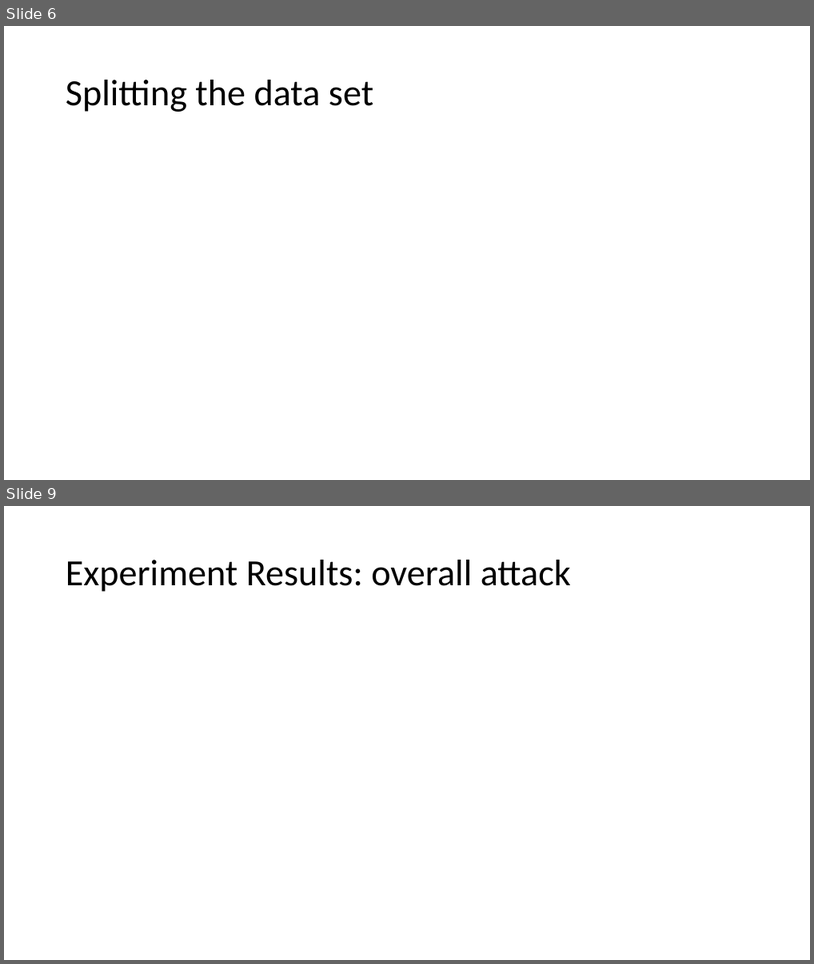
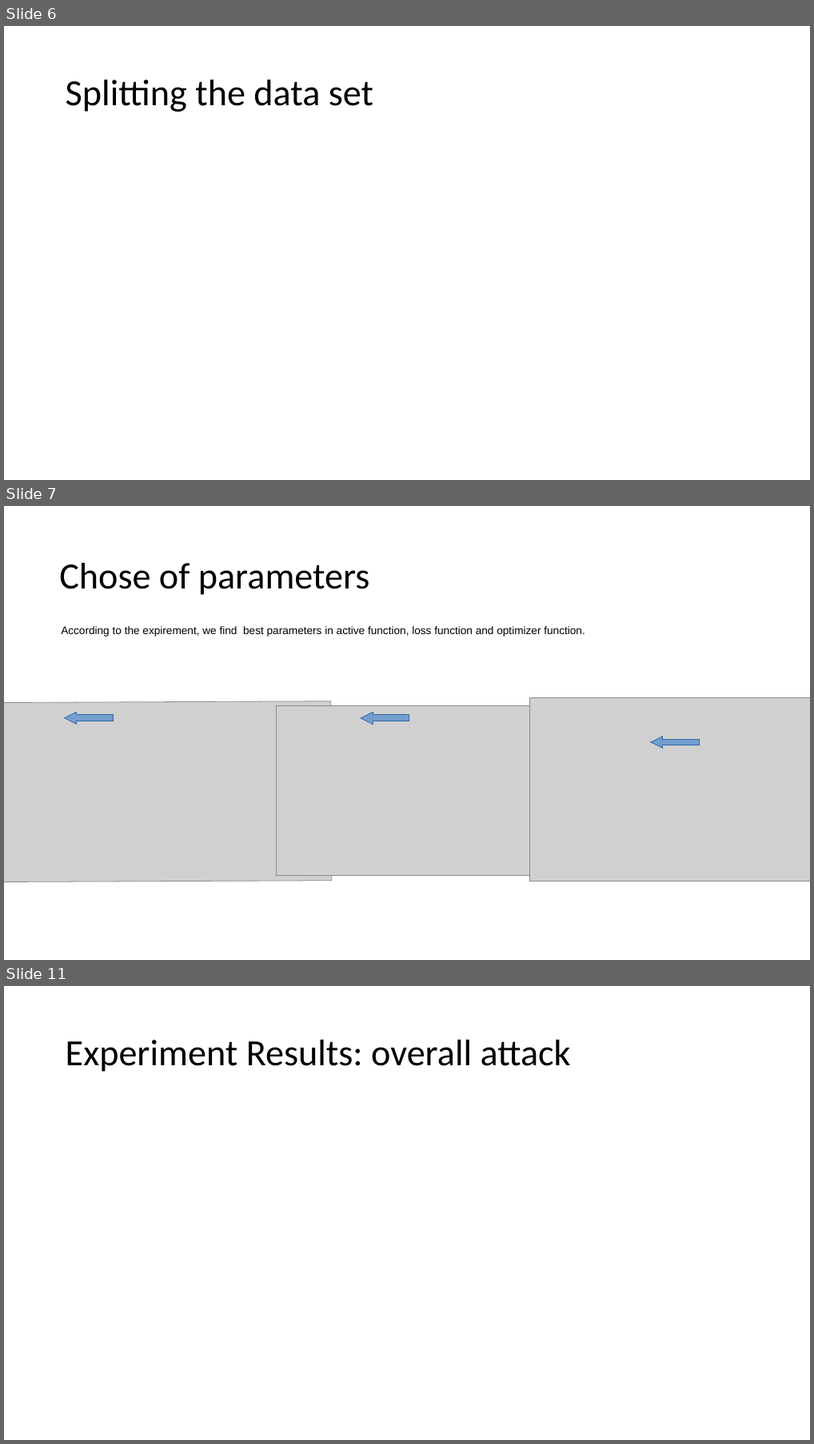
Before and after one commit to liangwangENST/SR2I208-Detection-Malicious-data, a slide deck: slide/Presentation.pptx. Shown one above the other, each under a label of ours: slides 6 and 9 before the commit, slides 6, 7 and 11 after it; the slides between them are not shown. The pictures are 814x964 and 814x1444 pixels, drawn with LibreOffice and Linux fonts; fonts in the diff are those of the drawing; grey boxes stand for pictures. Boxes give left, top, right and bottom in pixels: in the first picture for what was removed or moved away, otherwise in the second. Text is boxed around its words. In the diff, an @@ line names an element or a change of style, - is before the commit and + after.

Commit message:
-add: compare differnt parameters -update: ppt -redict report

```diff
--- a/slide/Presentation.pptx
+++ b/slide/Presentation.pptx
@@ slide 7 added at (x1=4, y1=506, x2=810, y2=960), background #FFFFFF @@
@@ text added at (x1=59, y1=563, x2=370, y2=595), 44 pt, text #000000 @@
+Chose of parameters
@@ text added at (x1=61, y1=626, x2=585, y2=636), 13 pt, text #000000 @@
+According to the expirement, we find best parameters in active function, loss function and optimizer function.
@@ picture added at (x1=4, y1=701, x2=331, y2=882) @@
@@ freeform shape added at (x1=65, y1=712, x2=113, y2=724), fill #729FCF, outline #3465A4 0.75 pt @@
@@ picture added at (x1=276, y1=706, x2=569, y2=875) @@
@@ freeform shape added at (x1=361, y1=712, x2=410, y2=724), fill #729FCF, outline #3465A4 0.75 pt @@
@@ picture added at (x1=530, y1=698, x2=810, y2=881) @@
@@ freeform shape added at (x1=651, y1=736, x2=700, y2=748), fill #729FCF, outline #3465A4 0.75 pt @@
@@ what was slide 9 is now slide 11 @@
```
Also in this commit, not shown: 3 slides changed, 2 other slides added, 1 slide removed, 1 other file.
